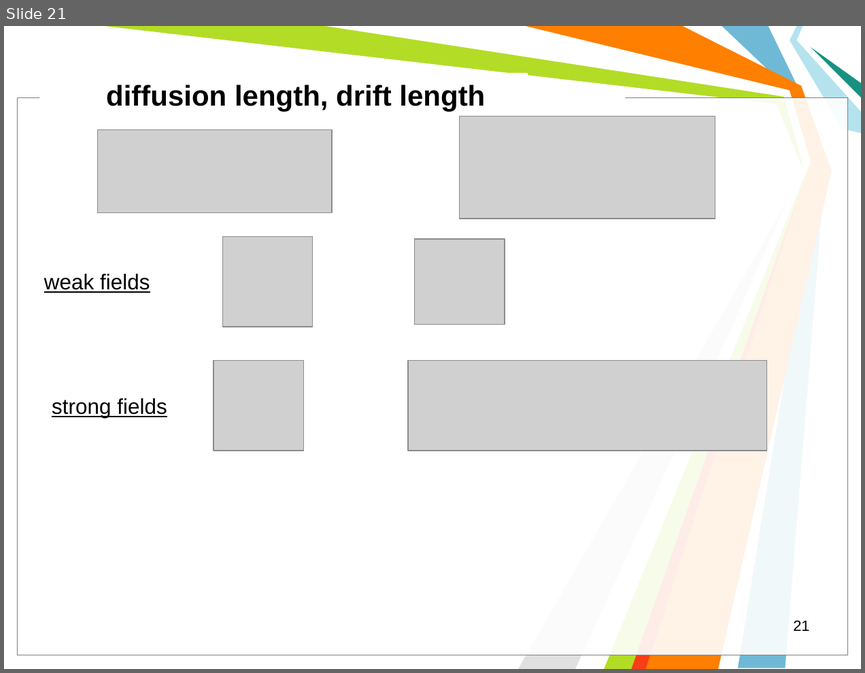
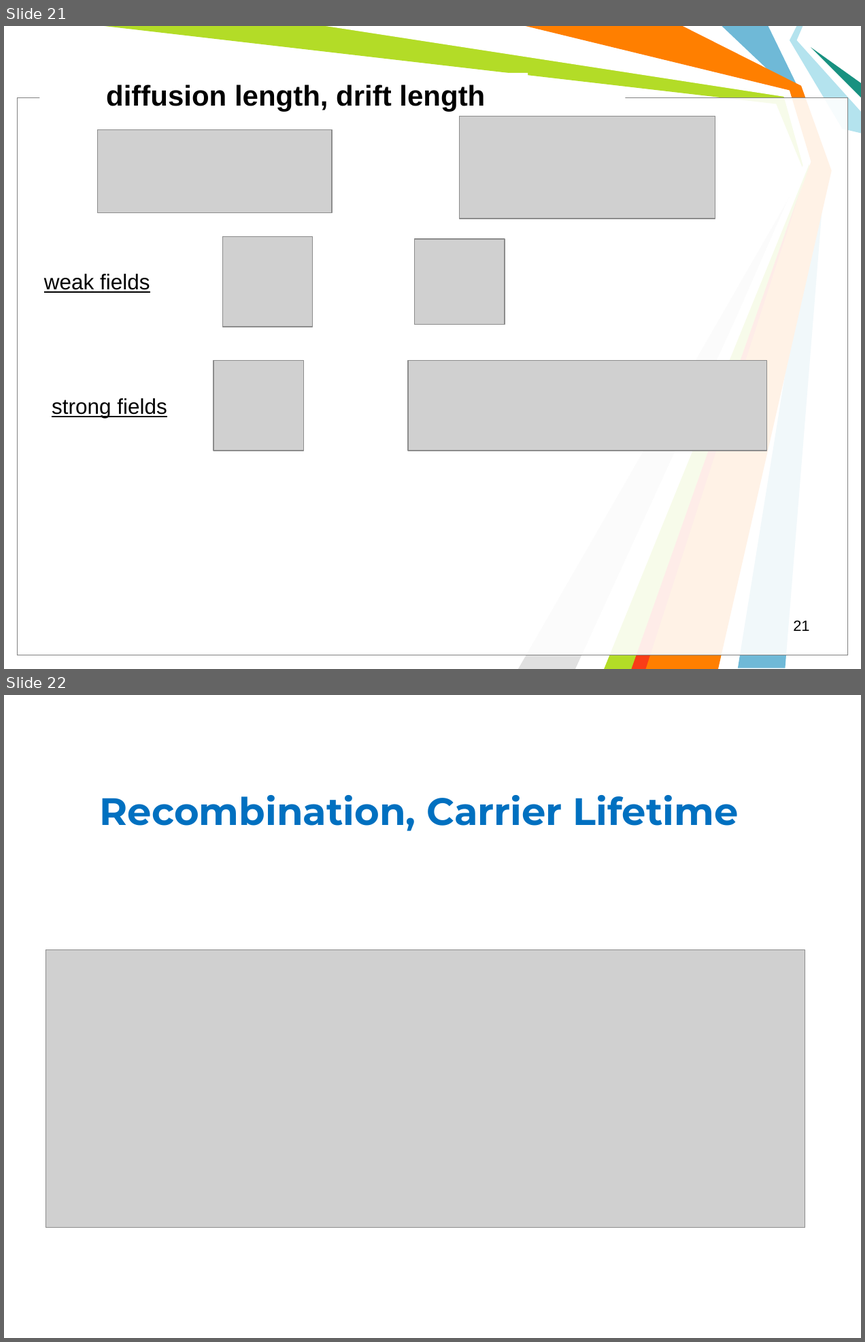
Before and after one commit to l432/NMK, a slide deck: Lecture/Photovoltaics/Photovoltaics2.ppt. Shown one above the other, each under a label of ours: slide 21 before the commit, slides 21 and 22 after it. The pictures are 865x673 and 865x1342 pixels, drawn with LibreOffice and Linux fonts; fonts in the diff are those of the drawing; grey boxes stand for pictures; background and template pictures are left out. Boxes give left, top, right and bottom in pixels: in the first picture for what was removed or moved away, otherwise in the second. Text is boxed around its words. In the diff, an @@ line names an element or a change of style, - is before the commit and + after.

```diff
--- a/Lecture/Photovoltaics/Photovoltaics2.ppt
+++ b/Lecture/Photovoltaics/Photovoltaics2.ppt
@@ slide 22 added at bbox=[4, 695, 861, 1338], background #FFFFFF @@
@@ text added at bbox=[100, 795, 738, 831], 32 pt, text #0070C0, bold @@
+Recombination, Carrier Lifetime
@@ picture added at bbox=[46, 949, 804, 1227] @@
```
Also in this commit, not shown: 17 other slides added, 1 slide removed.
